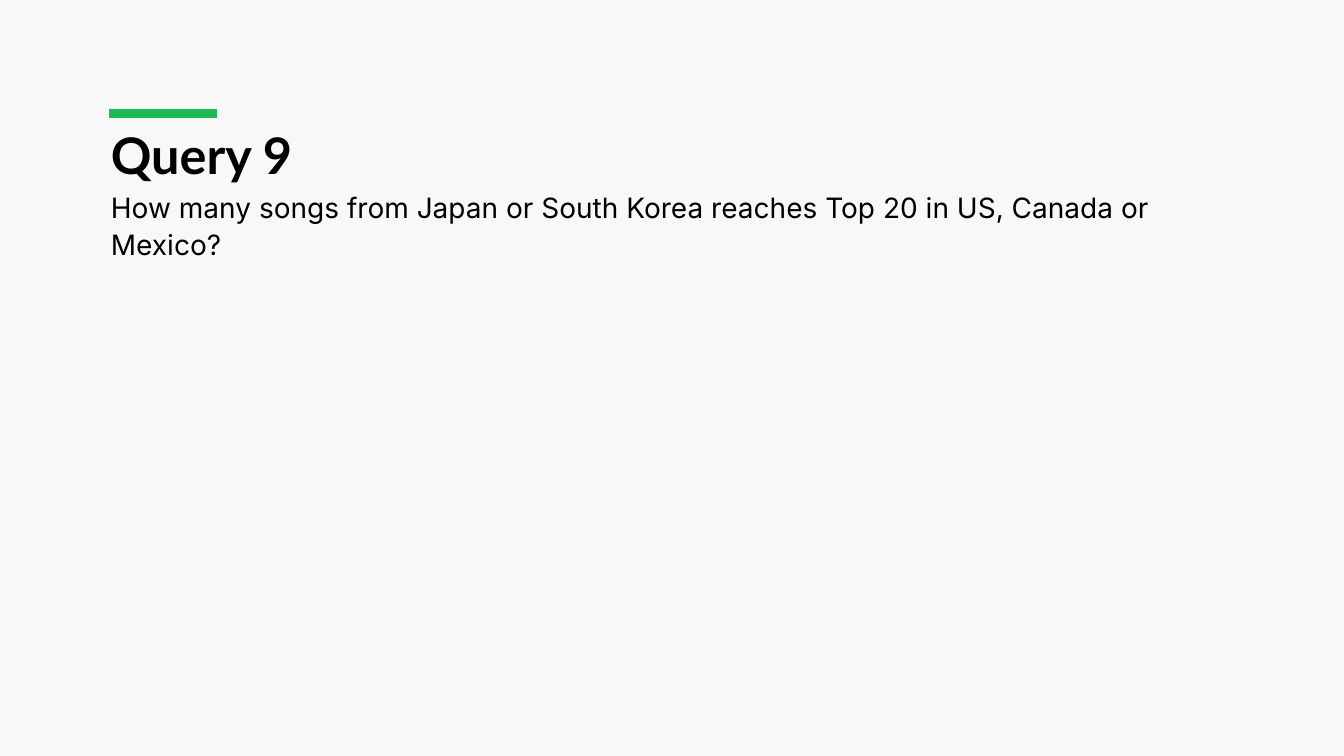
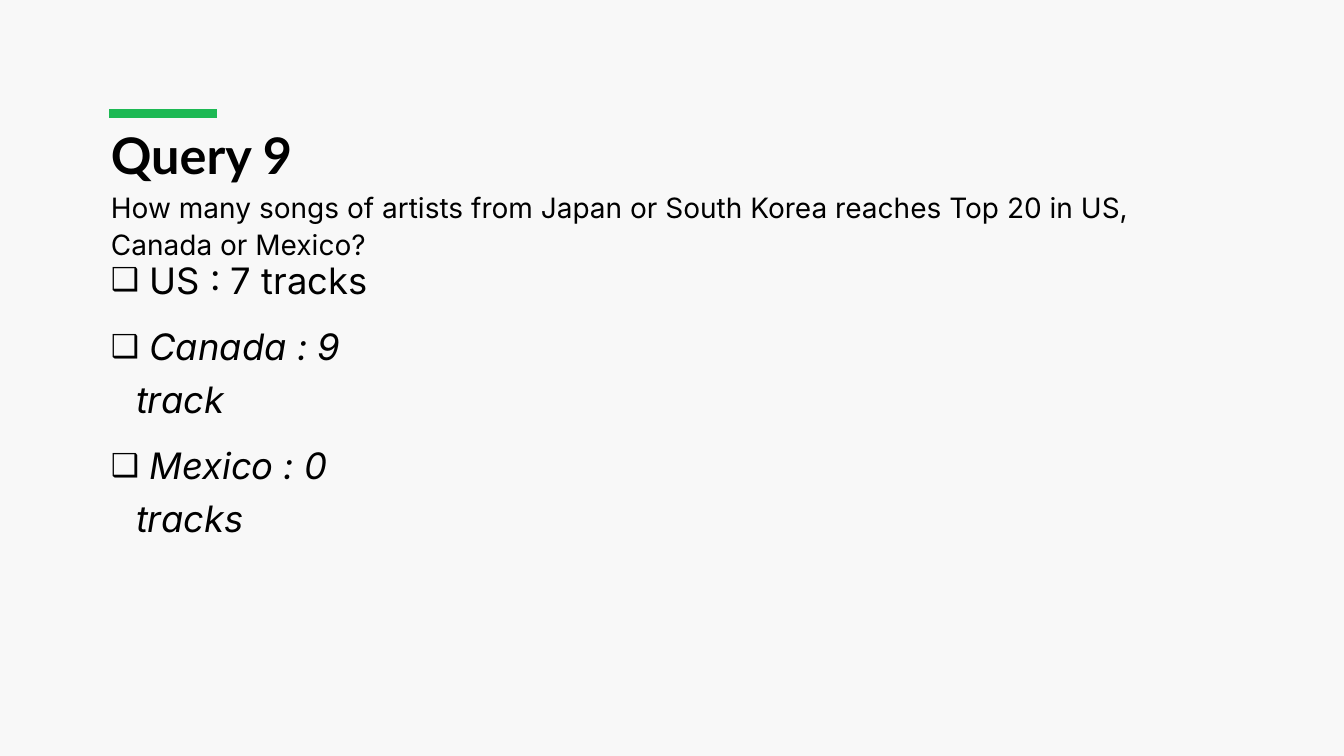
Before and after one commit to luca-martinelli-09/spotify-lod, a slide deck: slide 21 of Spotify_Presentation.pptx (slide 19 before the commit). Drawn at 1344x756 pixels with LibreOffice and Linux fonts; fonts in the diff are those of the drawing. Boxes give left, top, right and bottom in pixels: in the first picture for what was removed or moved away, otherwise in the second. Text is boxed around its words. In the diff, an @@ line names an element or a change of style, - is before the commit and + after.

```diff
--- a/Spotify_Presentation.pptx
+++ b/Spotify_Presentation.pptx
@@ text at (x1=111, y1=196, x2=1128, y2=256): text changed @@
-How many songs from Japan or South Korea reaches Top 20 in US, Canada or Mexico?
+How many songs of artists from Japan or South Korea reaches Top 20 in US, Canada or Mexico?
@@ text added at (x1=136, y1=267, x2=368, y2=533), 26 pt, text #000000, italic @@
+❑ US : 7 tracks
+❑ Canada : 9 track
+❑ Mexico : 0 tracks
```
Also in this commit, not shown: 2 other slides changed, 3 slides added, 1 other file.
